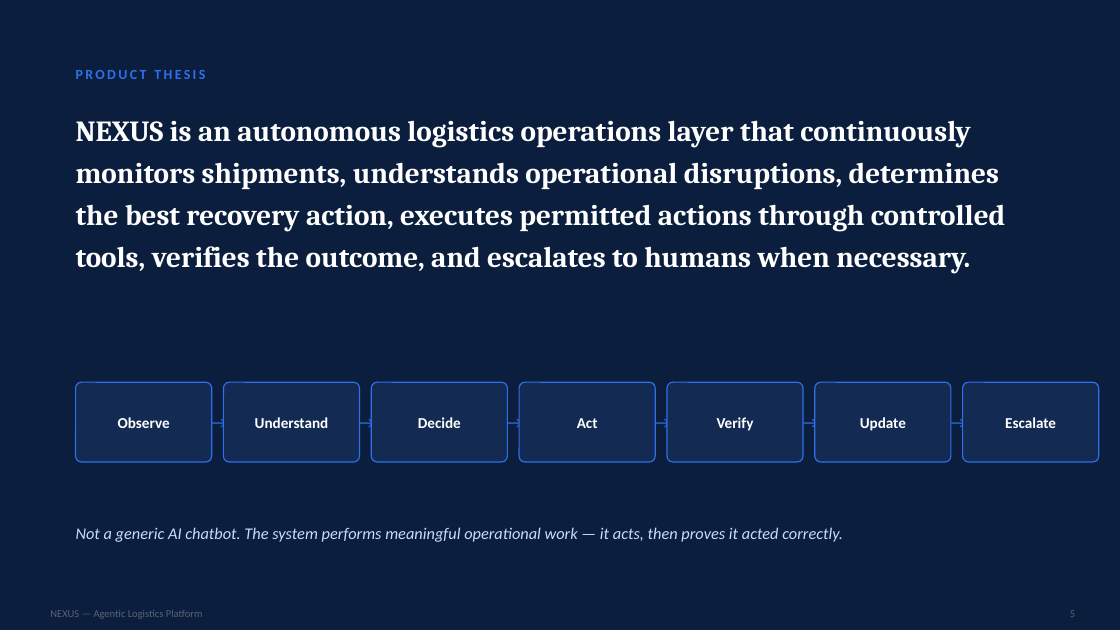
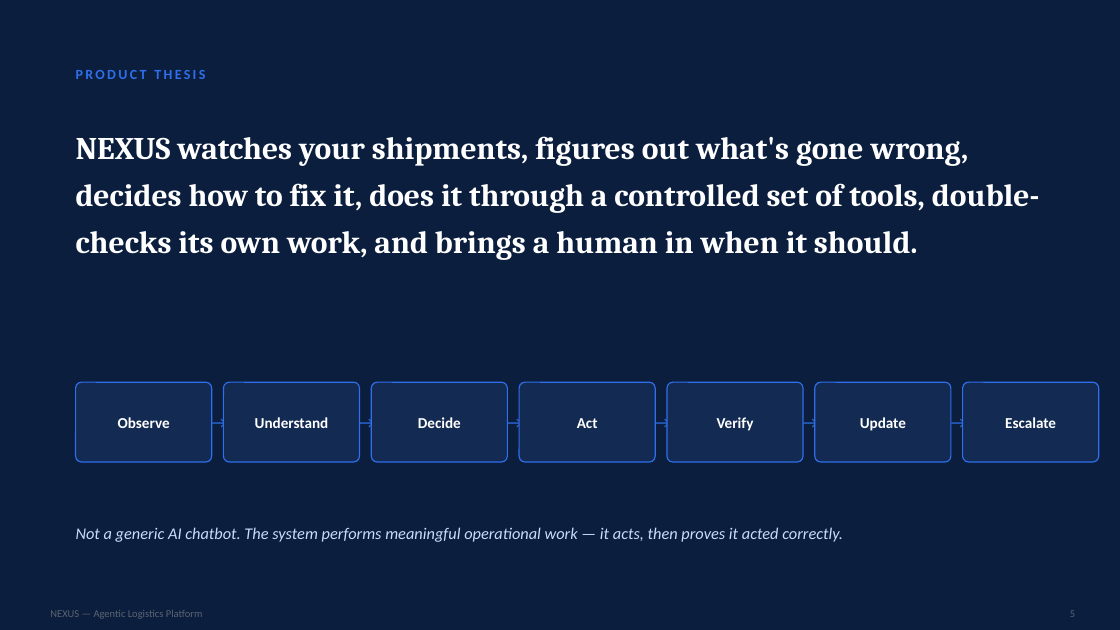
Before and after one commit to fernandogarzaaa/NEXUS, a slide deck: slide 5 of docs/NEXUS-Scoping-Pack.pptx. Drawn at 1120x630 pixels with LibreOffice and Linux fonts; fonts in the diff are those of the drawing. Boxes give left, top, right and bottom in pixels: in the first picture for what was removed or moved away, otherwise in the second. Text is boxed around its words. In the diff, an @@ line names an element or a change of style, - is before the commit and + after.

```diff
--- a/docs/NEXUS-Scoping-Pack.pptx
+++ b/docs/NEXUS-Scoping-Pack.pptx
@@ text at <box>76,136,1040,260</box>: text changed; size 25 to 27 pt @@
-NEXUS is an autonomous logistics operations layer that continuously monitors shipments, understands operational disruptions, determines the best recovery action, executes permitted actions through controlled tools, verifies the outcome, and escalates to humans when necessary.
+NEXUS watches your shipments, figures out what's gone wrong, decides how to fix it, does it through a controlled set of tools, double-checks its own work, and brings a human in when it should.
```
Also in this commit, not shown: 8 other slides changed, 2 slides added, 2 slides removed.
